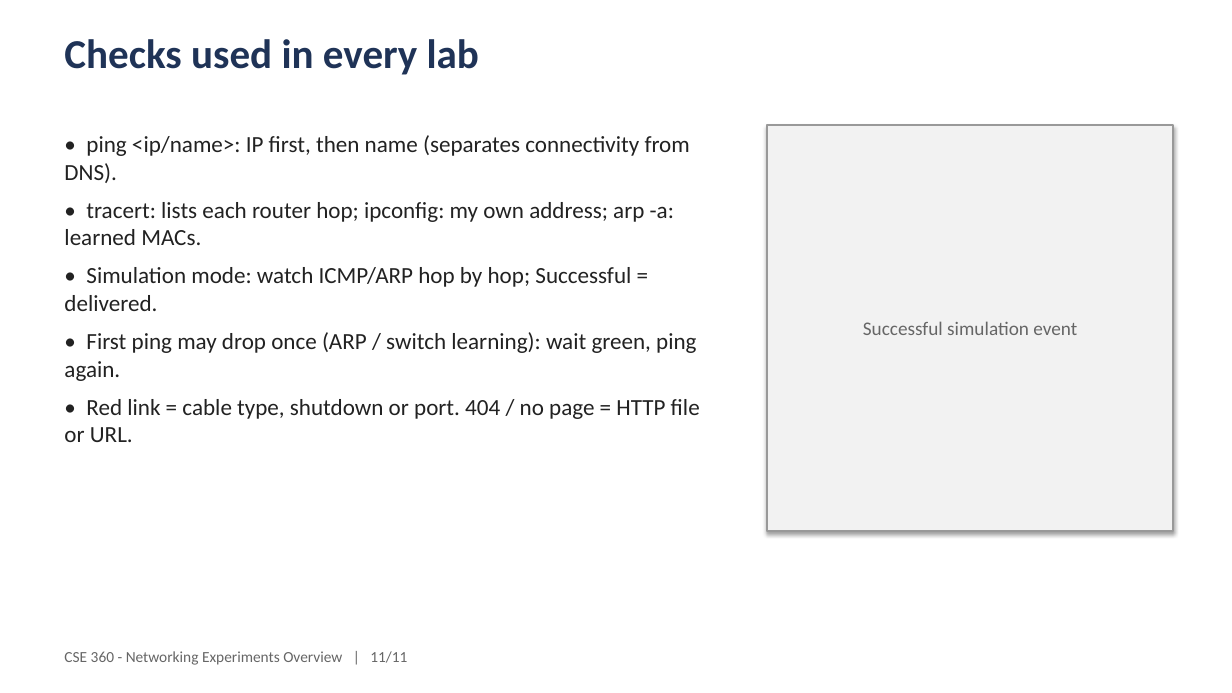
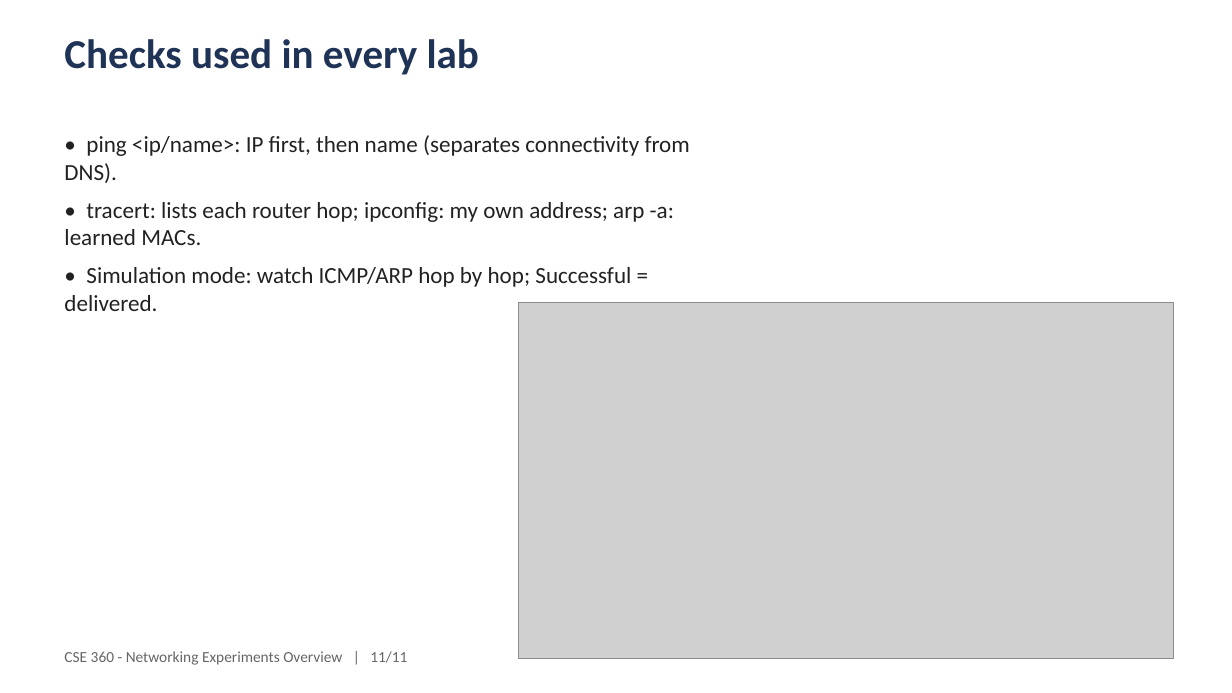
Before and after one commit to A7reus/CSE-360, a slide deck: slide 11 of presentation/CSE360-experiments-overview.pptx. Drawn at 1232x693 pixels with LibreOffice and Linux fonts; fonts in the diff are those of the drawing; grey boxes stand for pictures. Boxes give left, top, right and bottom in pixels: in the first picture for what was removed or moved away, otherwise in the second. Text is boxed around its words. In the diff, an @@ line names an element or a change of style, - is before the commit and + after.

```diff
--- a/presentation/CSE360-experiments-overview.pptx
+++ b/presentation/CSE360-experiments-overview.pptx
@@ rectangle removed at box(767, 125, 1174, 531) @@
-Successful simulation event
@@ picture added at box(518, 303, 1174, 659) @@
@@ text at box(64, 332, 700, 442): paragraphs removed @@
-• First ping may drop once (ARP / switch learning): wait green, ping again.
-• Red link = cable type, shutdown or port. 404 / no page = HTTP file or URL.
```
Also in this commit, not shown: 8 other slides changed, 1 other file.
